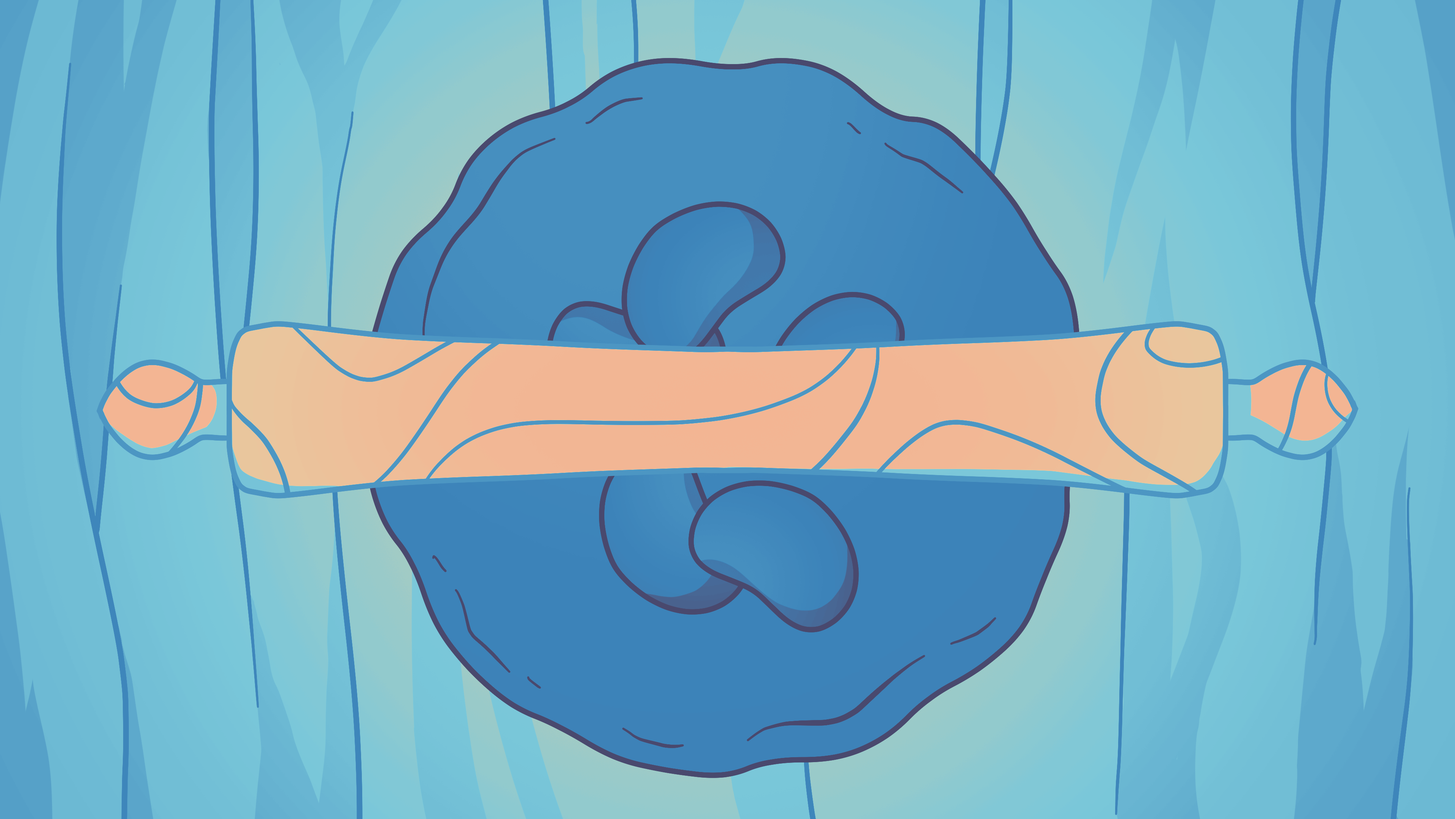
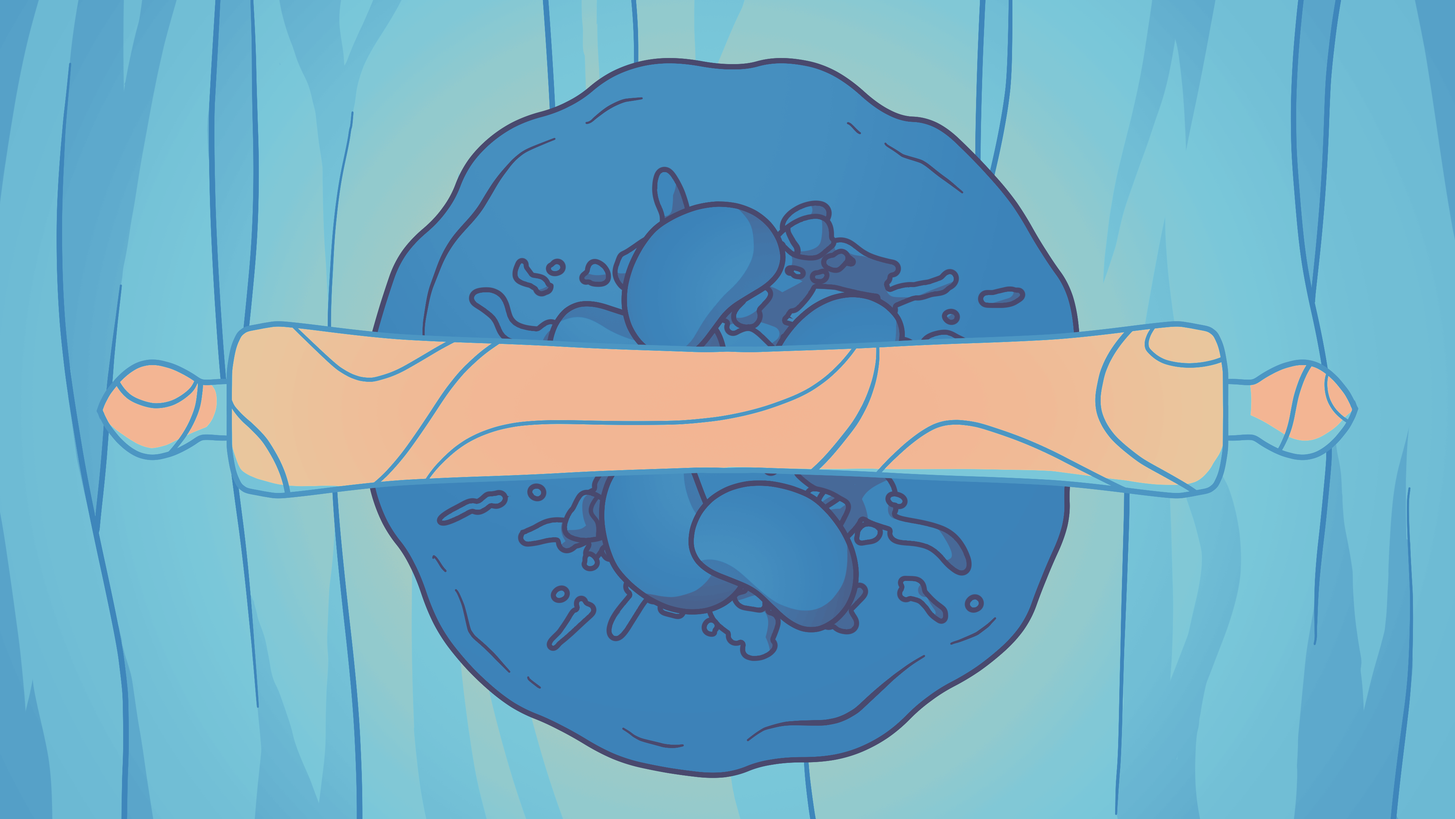
Revision of a layered 1455 × 819 image; what changed, layer by layer:
added layer "Seeds" above "Broken Seeds" over (546, 201, 906, 633)
added layer "Broken Seeds" (1st of 2) above "Broken Seeds" over (436, 166, 1026, 661)
renamed "Seeds" to "SeedsBroken", moved it into group "Broken Seeds", painted on it over (546, 201, 906, 633)
